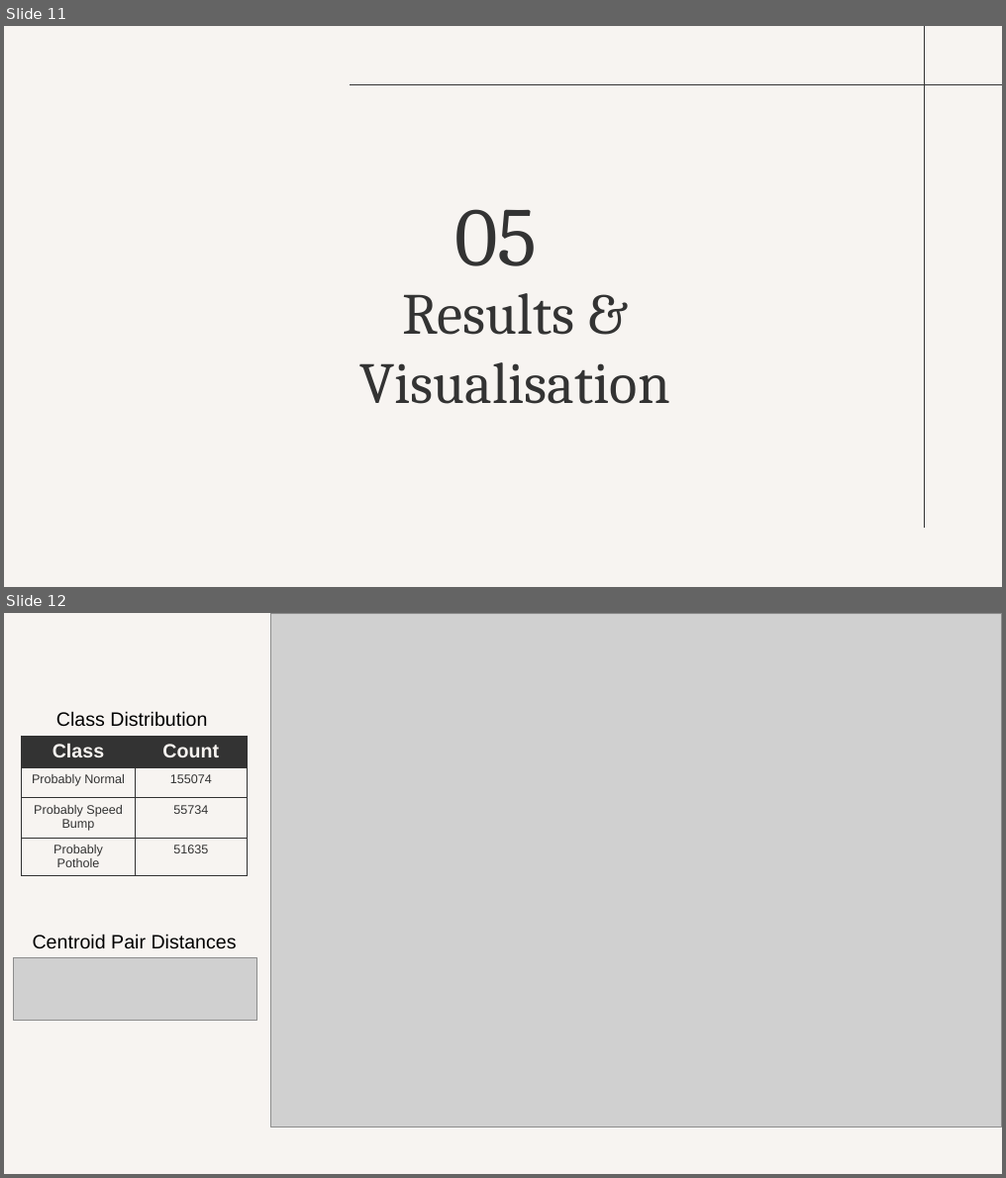
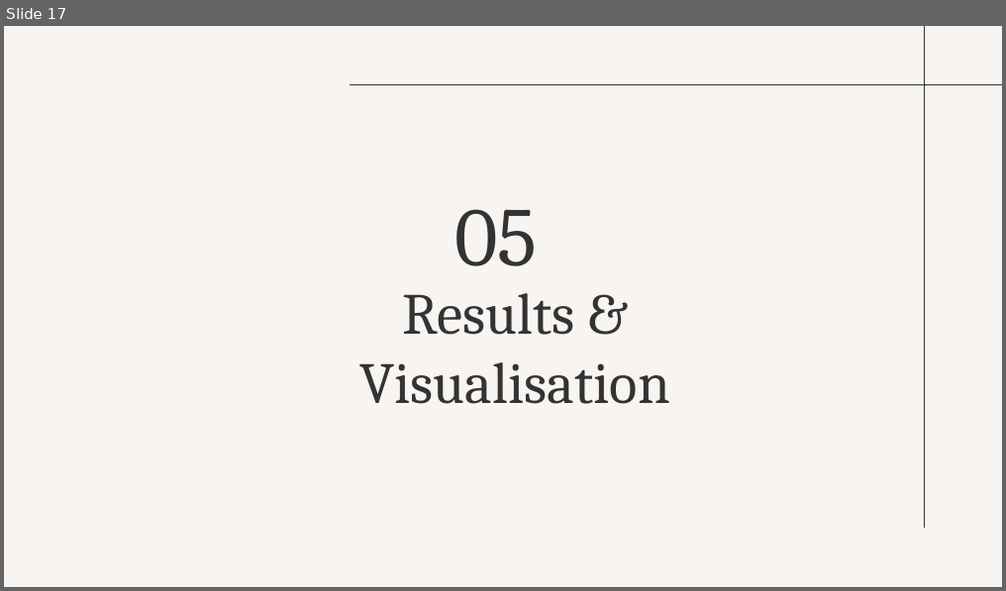
Before and after one commit to vedant-shah/Detect_obstacles_in_roads, a slide deck: Vedant_Shah/Detection_of_Obstacles_on_Roads.pptx. Shown one above the other, each under a label of ours: slides 11 and 12 before the commit, slide 17 after it. The pictures are 1006x1178 and 1006x591 pixels, drawn with LibreOffice and Linux fonts; fonts in the diff are those of the drawing; grey boxes stand for pictures. Boxes give left, top, right and bottom in pixels: in the first picture for what was removed or moved away, otherwise in the second. Text is boxed around its words. In the diff, an @@ line names an element or a change of style, - is before the commit and + after.

```diff
--- a/Vedant_Shah/Detection_of_Obstacles_on_Roads.pptx
+++ b/Vedant_Shah/Detection_of_Obstacles_on_Roads.pptx
@@ slide 12 removed at <box>4,613,1002,1174</box>, background #F7F4F1; not listed: 2 template elements that a slide beside it also shows @@
@@ picture removed at <box>270,613,1002,1127</box> @@
@@ text removed at <box>56,711,207,727</box> @@
-Class Distribution
@@ table removed at <box>21,736,247,879</box>, 4 rows, 2 columns @@
-Class | Count
-Probably Normal | 155074
-Probably Speed Bump | 55734
-Probably Pothole | 51635
@@ text removed at <box>33,934,237,950</box> @@
-Centroid Pair Distances
@@ picture removed at <box>14,959,257,1021</box> @@
@@ what was slide 11 is now slide 17 @@
```
Also in this commit, not shown: 2 slides changed, 13 slides added, 3 other slides removed, 6 other files.
